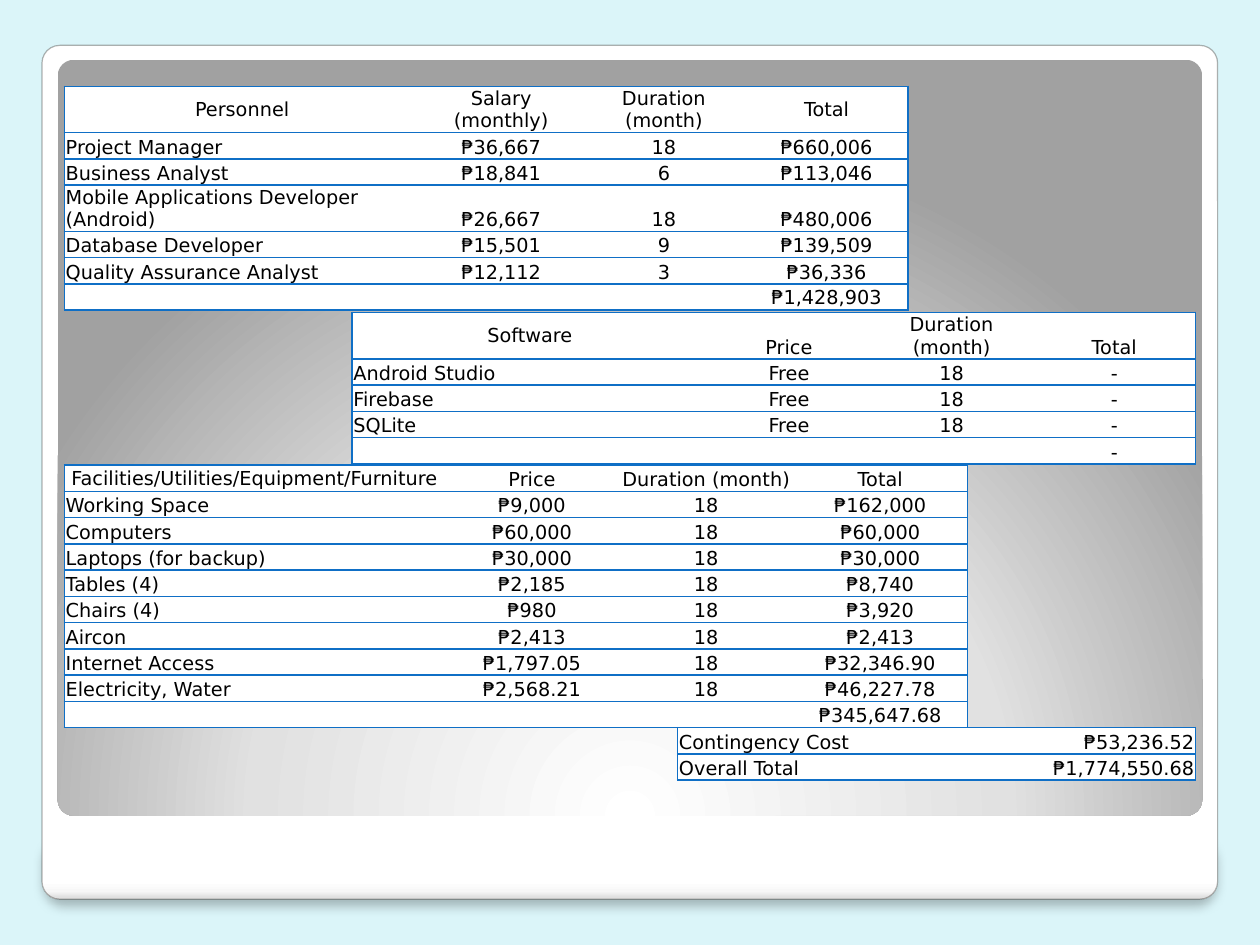
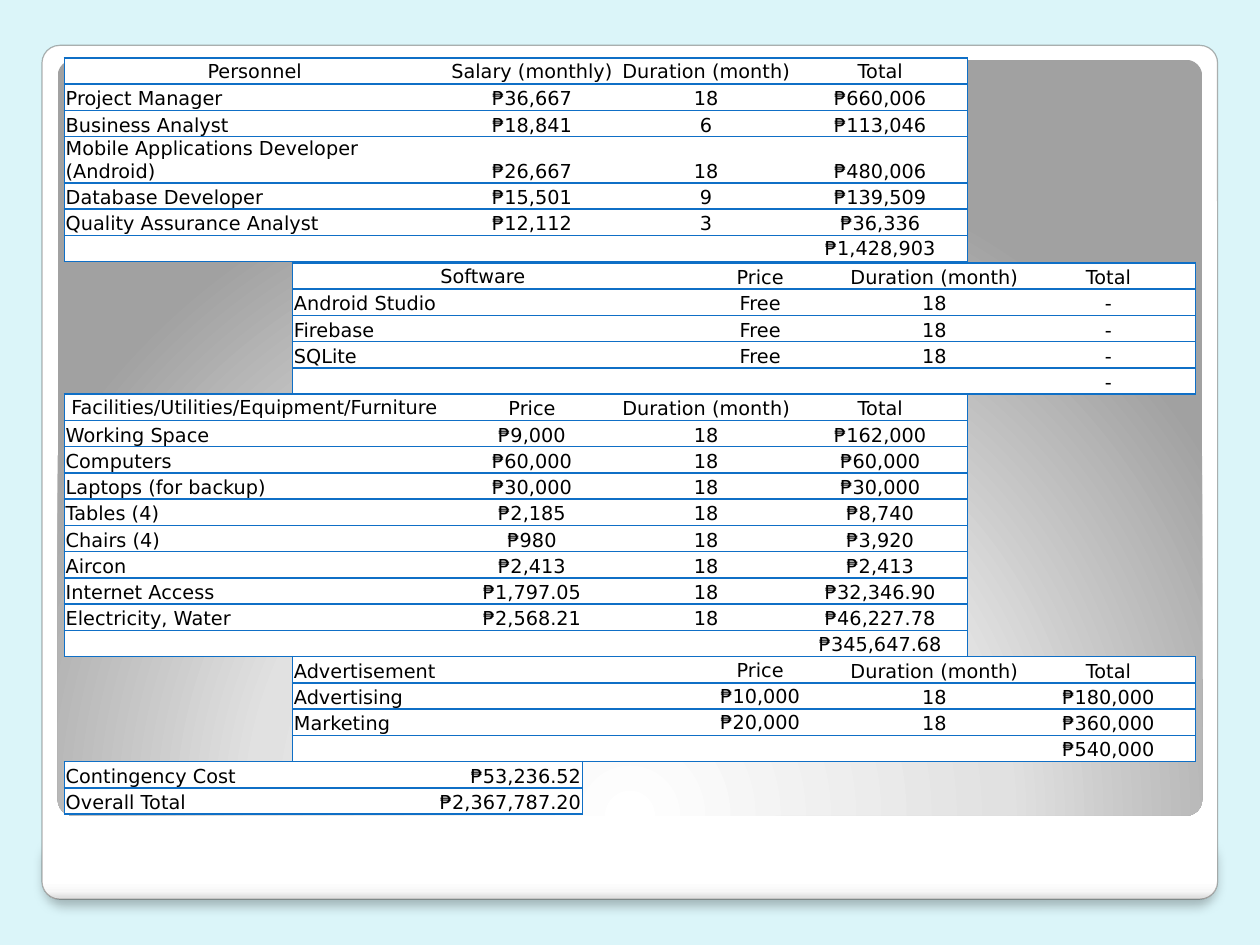
Before and after one commit to mlbelchez/Project---TENTREP, a slide deck: slide 17 of Presentation/PPT/Presentation 3.pptx (slide 16 before the commit). Drawn at 1260x945 pixels with LibreOffice and Linux fonts; fonts in the diff are those of the drawing. Boxes give left, top, right and bottom in pixels: in the first picture for what was removed or moved away, otherwise in the second. Text is boxed around its words. In the diff, an @@ line names an element or a change of style, - is before the commit and + after.

```diff
--- a/Presentation/PPT/Presentation 3.pptx
+++ b/Presentation/PPT/Presentation 3.pptx
@@ table: place and size @@
-table at bbox=[64, 86, 907, 679]
+table at bbox=[64, 58, 966, 608]
@@ table: place and size @@
-table at bbox=[353, 312, 1196, 491]
+table at bbox=[292, 263, 1194, 420]
@@ table: place and size @@
-table at bbox=[64, 465, 966, 729]
+table at bbox=[64, 394, 966, 658]
@@ table added at bbox=[292, 656, 1194, 763], 4 rows, 4 columns @@
+Advertisement | Price | Duration (month) | Total
+Advertising | ₱10,000 | 18 | ₱180,000
+Marketing | ₱20,000 | 18 | ₱360,000
+ |  |  | ₱540,000
@@ table at bbox=[64, 761, 582, 818] @@
-row 2, column 2: ₱1,774,550.68
+row 2, column 2: ₱2,367,787.20
@@ table: place and size @@
-table at bbox=[678, 727, 1196, 784]
+table at bbox=[64, 761, 582, 818]
```
Also in this commit, not shown: 2 other slides changed, 1 slide added.
